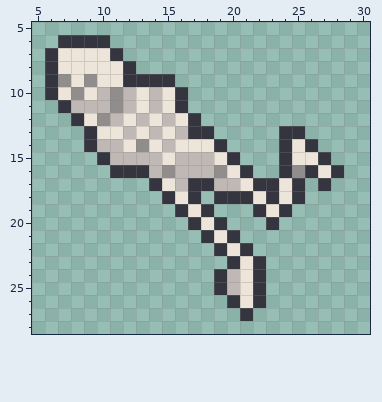
A pixel-art sprite gets an edit: Sprites/Skeleton/skeleton_down_1.png. Above, as it was before the edit.
The file is 32x32 pixels. Shown: x 5..30, y 5..28.
After the commit:
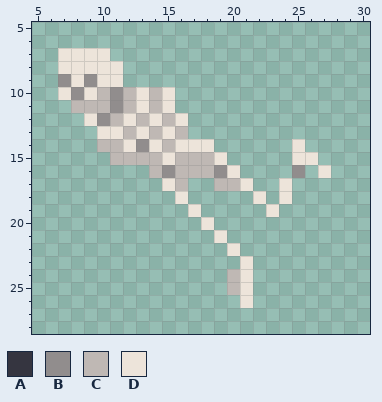
Palette (. is transparent): A #353540  B #918d8d  C #bfb8b4  D #ede4da
From old to new:
Changed rows in their new state; - is an unchanged pixel.
first column x 6:
 6 -....------------------
 7 .----.-----------------
 8 .-----.----------------
 9 .-----....-------------
10 .---------.------------
11 -.--------.------------
12 --.--------.-----------
13 ---.-------..-----..---
14 ---.---------.----.-.--
15 ----.---------.---.--.-
16 -----...-------.--.-.-.
17 --------.--..---..-.-.-
18 ---------.-.-...-.-.---
19 ----------.-.---.-.----
20 -----------.-.---.-----
21 ------------.-.--------
22 -------------.-.-------
23 --------------.-.------
24 -------------.--.------
25 -------------.--.------
26 --------------.-.------
27 ---------------.-------
Changed places in both pictures, as pixel boxes (x1, y1, x2, y2):
erased: (45, 35, 344, 321)
